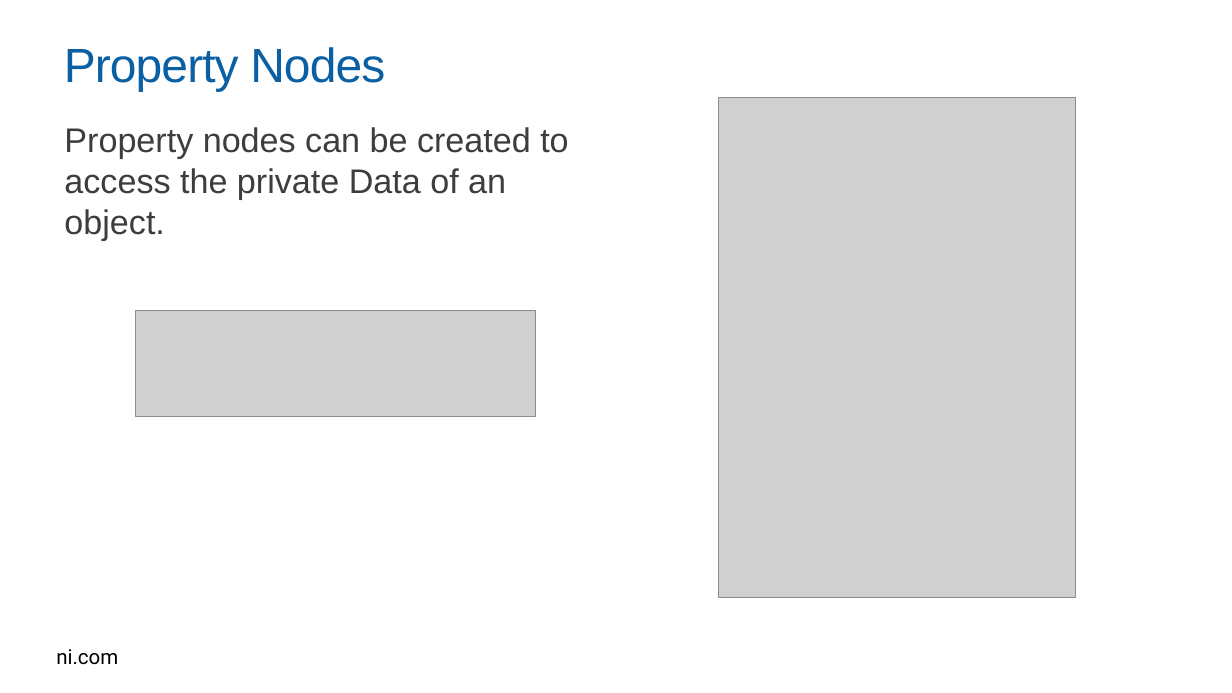
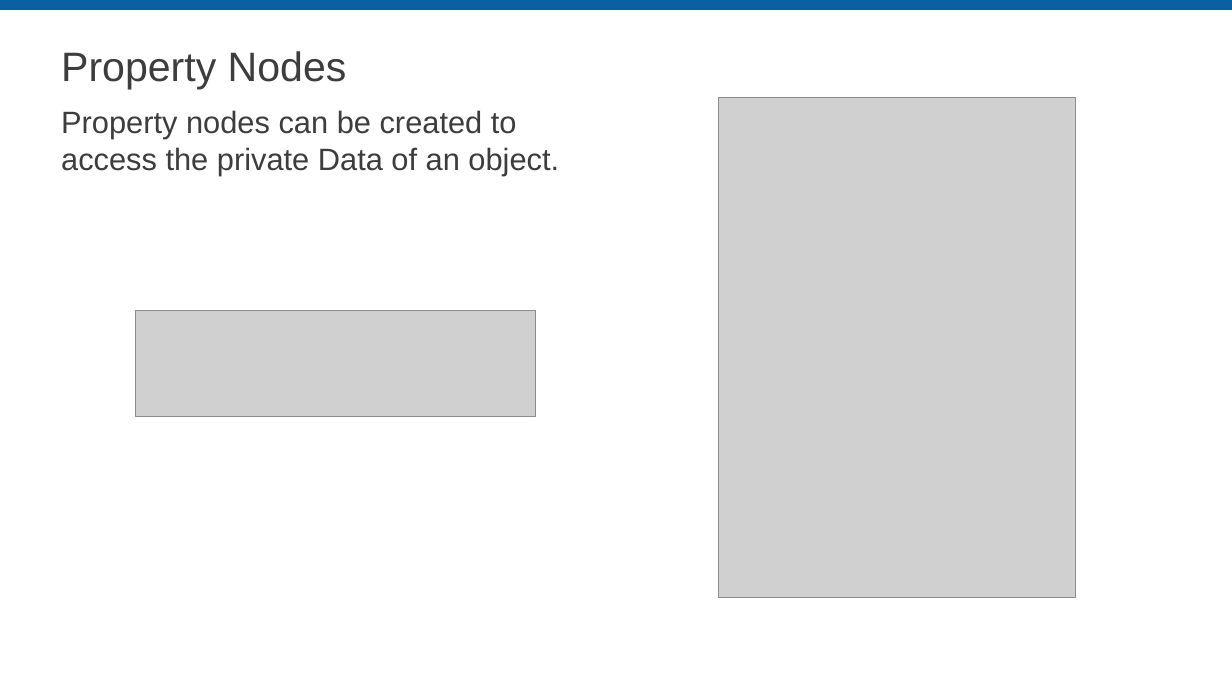
Before and after one commit to LabVIEW-DCAF/Documentation, a slide deck: slide 28 of Trunk/Getting Started Material/DCAF Training/2 Demystifying LabVIEW Object Oriented.pptx. Drawn at 1232x693 pixels with LibreOffice and Linux fonts; fonts in the diff are those of the drawing; grey boxes stand for pictures; background and template pictures are left out. Boxes give left, top, right and bottom in pixels: in the first picture for what was removed or moved away, otherwise in the second. Text is boxed around its words. In the diff, an @@ line names an element or a change of style, - is before the commit and + after.

Commit message:
Working on the formatting
Fixing formatting on slide decks, adapted color schemes to match the Under the Hood presentation.

Re-made the Shared Memory diagram.

```diff
--- a/Trunk/Getting Started Material/DCAF Training/2 Demystifying LabVIEW Object Oriented.pptx
+++ b/Trunk/Getting Started Material/DCAF Training/2 Demystifying LabVIEW Object Oriented.pptx
@@ rectangle added at bbox=[0, 0, 1232, 10], fill #0A60A3 @@
@@ title "Property Nodes" at bbox=[61, 51, 347, 89]: size 37.3 to 32 pt, text colour #0A60A3 to #3D3D3D, letter spacing -0.7 to 0 pt; line spacing 1 to 0.9 @@
@@ text "Property nodes can be created ...": place and size @@
-text "Property nodes can be created ..." at bbox=[64, 127, 568, 241]
+text "Property nodes can be created ..." at bbox=[61, 110, 559, 176]
@@ text "Property nodes can be created ..." at bbox=[61, 110, 559, 176]: size 26.7 to 24 pt; less space between paragraphs @@
@@ text removed at bbox=[56, 649, 118, 665] @@
-ni.com
```
Also in this commit, not shown: 52 other slides changed, 4 other files.
